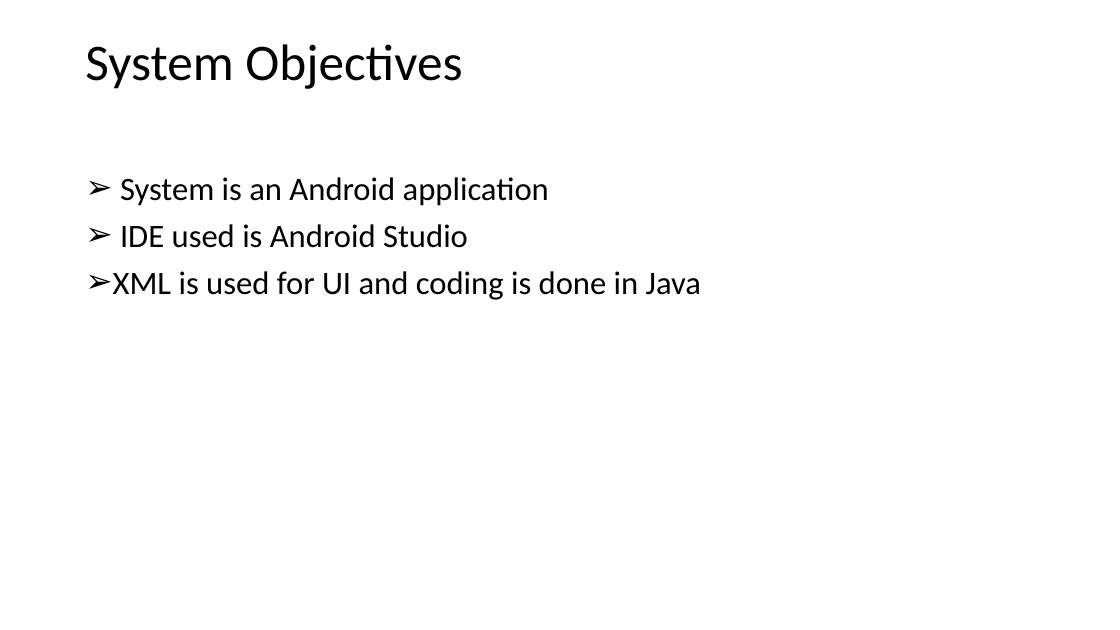
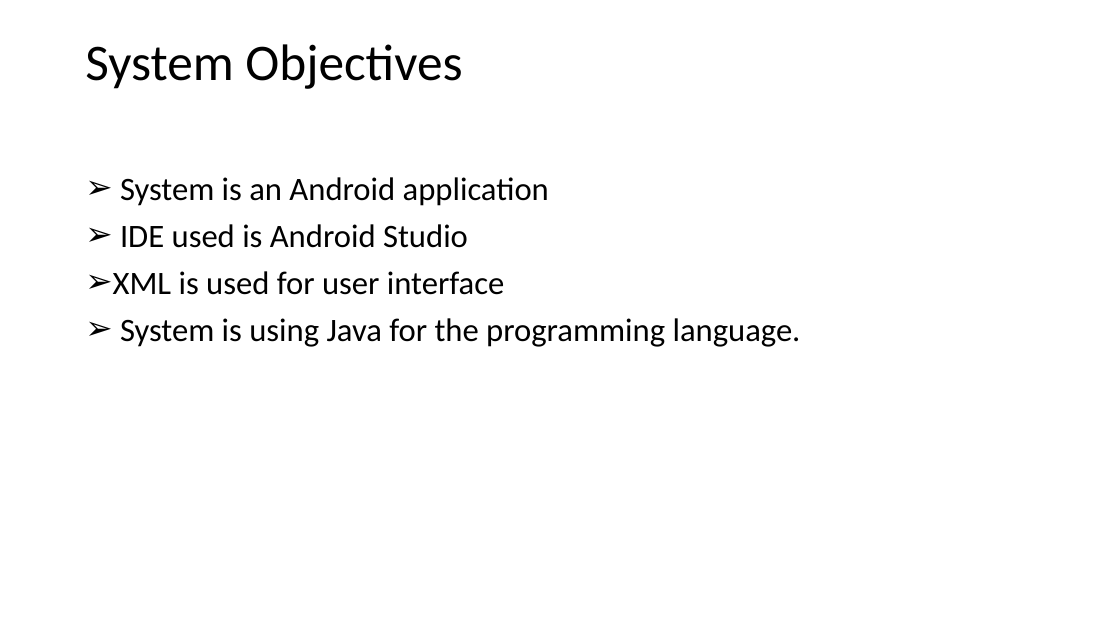
Before and after one commit to erroneouscopper/AndroidProject, a slide deck: slide 6 of team3_presentation.pptx. Drawn at 1120x630 pixels with LibreOffice and Linux fonts; fonts in the diff are those of the drawing. Boxes give left, top, right and bottom in pixels: in the first picture for what was removed or moved away, otherwise in the second. Text is boxed around its words. In the diff, an @@ line names an element or a change of style, - is before the commit and + after.

```diff
--- a/team3_presentation.pptx
+++ b/team3_presentation.pptx
@@ text at <box>113,271,801,347</box>: text changed @@
-➢ XML is used for UI and coding is done in Java
+➢ XML is used for user interface
+➢ System is using Java for the programming language.
```
Also in this commit, not shown: 3 other slides changed, 10 slides added, 1 slide removed.
